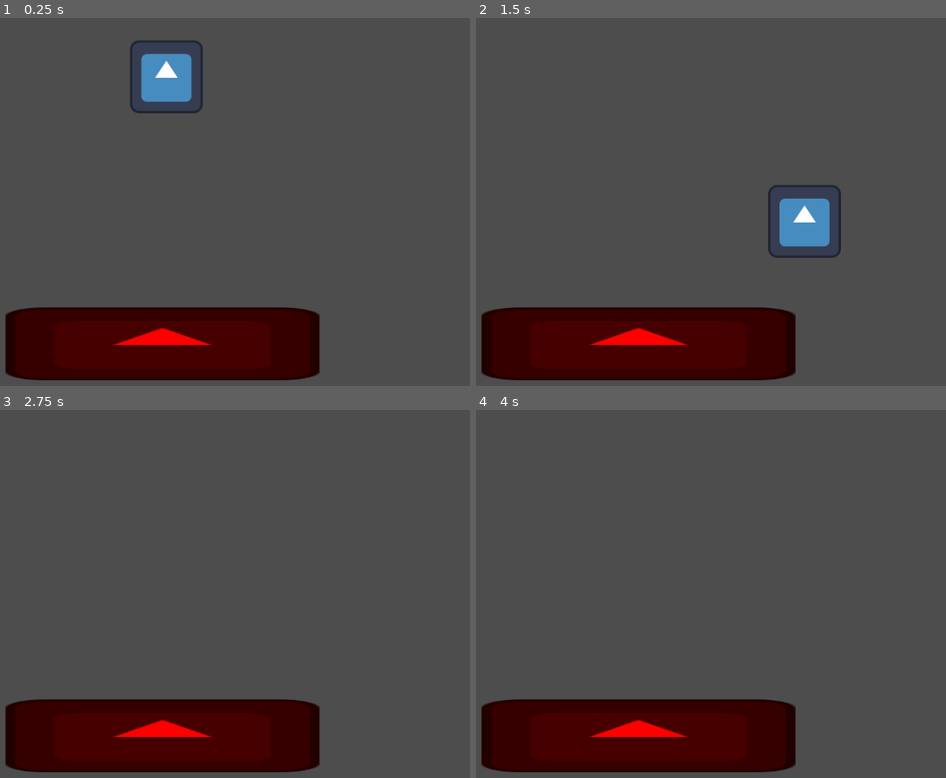
Above: before the commit, frames 1-4 (two rows, left to right).
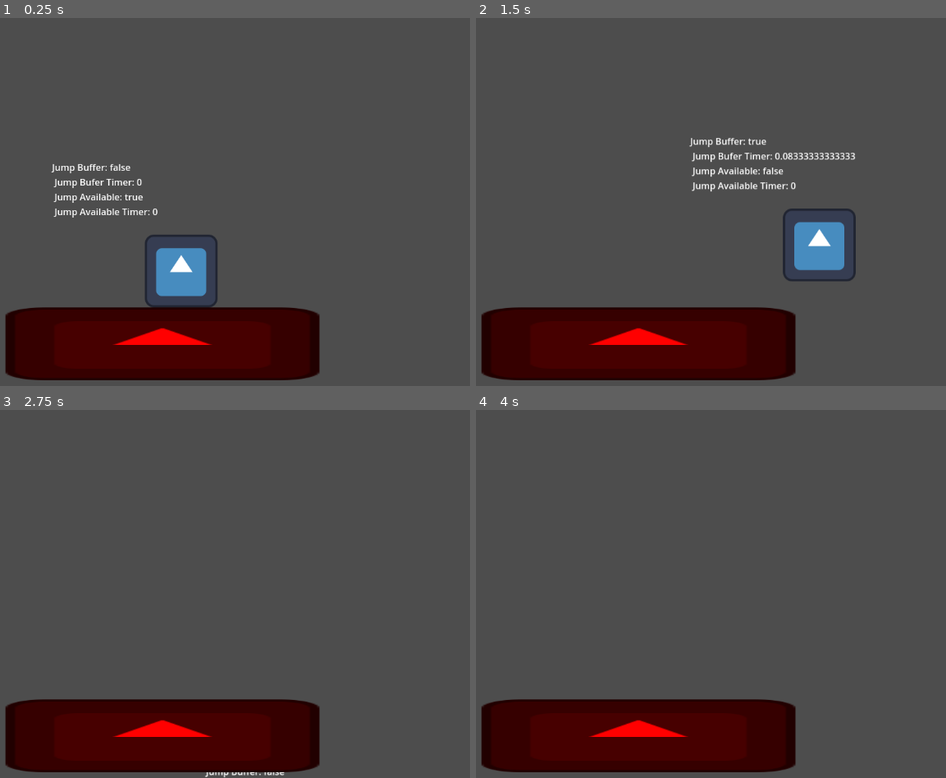
Above: after the commit, the same moments.

Repository: alexbernachi/Project-7
Game: Godot game, scene res://Prototype.tscn
Two runs of this game, one before a commit and one after it. Both use one fixed random seed, a clock stepped at 60 frames per second and the inputs below. The project has no main scene, so this scene is started directly. The engine's default icon, where the game draws it, is replaced by a stand-in: a white triangle on a blue panel in a dark square.
Inputs:
- Up to frame 1 (0.25 s): no input
- Up to frame 2 (1.5 s): tap Enter (ui_accept) at 0.5, 0.6, 0.77, 1.07, 1.35 s; hold Right (ui_right) from 0.53 s (still down)
- Up to frame 3 (2.75 s): tap Enter (ui_accept) at 1.52, 1.82, 2.1 s; release Right (ui_right) at 2.03 s; hold Left (ui_left) from 2.03 s (still down)
- Up to frame 4 (4 s): release Left (ui_left) at 2.78 s; hold Right (ui_right) from 2.78 s (still down); tap Enter (ui_accept) at 2.85, 3.02, 3.32, 3.5, 3.6, 3.77 s

The runs differ from the first frame. In frame 1, 4.3% of the frame differs, in the area x 10-47%, y 6-79%; in frame 2, 3.4%; in frame 3, 0.1%; in frame 4, nothing differs.

Commit message:
Movement Improvement
Added Jump Buffer
Added Coyote Jump
Added some comments
Add some Debug in game to see the player movement

Diff:
--- a/Player/player.gd
+++ b/Player/player.gd
@@ -1,27 +1,78 @@
 extends CharacterBody2D
+
+@onready var Coyote_Timer = $CoyoteTimer
+@onready var Jump_Buffer_Timer = $JumpBuffer
+@onready var Debug_Text = $DebugText
+
 
 const SPEED = 300.0
 const JUMP_FORCE = -400.0
+
+var Jump_Available :bool = false
+var Jump_Buffer: bool = false
 
 # Get the gravity from the project settings to be synced with RigidDynamicBody nodes.
 var gravity = ProjectSettings.get_setting("physics/2d/default_gravity")
 
 
 func _physics_process(delta):
-	# Add the gravity.
+
+	# checking if there are floor
+	#turn off coyote timer and check if jump buffer is on
+	if is_on_floor():
+		Coyote_Timer.stop()
+		Jump_Available = true
+		if Jump_Buffer and is_on_floor():
+				Jump()
+
+	#check if it not on floor
 	if not is_on_floor():
+		#start the timer for Coyote jump
+		if Coyote_Timer.is_stopped() and Jump_Available:
+			Coyote_Timer.start()
+		#putting gravity
 		velocity.y += gravity * delta
 
+
+
 	# Handle Jump.
-	if Input.is_action_just_pressed("ui_accept") and is_on_floor():
-		velocity.y = JUMP_FORCE
+	if Input.is_action_just_pressed("ui_accept"):
+		#Make Jump buffer true and start the timer
+		Jump_Buffer = true
+		Jump_Buffer_Timer.start()
+		if Jump_Available:
+			Jump()
 
 	# Get the input direction and handle the movement/deceleration.
-	# As good practice, you should replace UI actions with custom gameplay actions.
 	var direction = Input.get_axis("ui_left", "ui_right")
 	if direction:
 		velocity.x = direction * SPEED
 	else:
 		velocity.x = move_toward(velocity.x, 0, SPEED)
 
+
 	move_and_slide()
+
+#make the player jump... WHAT ELSE DO YOU EXPECT?!?!?!
+func Jump() -> void:
+	velocity.y = JUMP_FORCE
+	Jump_Available = false
+
+@warning_ignore("unused_parameter")
+func _process(delta):
+	#Debug for Jump Buffer and Coyote Jump
+	Debug_Text.text = "Jump Buffer: " + str(Jump_Buffer) \
+	+ "\n Jump Bufer Timer: " + str(Jump_Buffer_Timer.time_left) \
+	+ "\n Jump Available: " + str(Jump_Available) \
+	+ "\n Jump Available Timer: " + str(Coyote_Timer.time_left)
+	pass
+
+#turn off Coyote Jump
+func _on_coyote_timer_timeout():
+	Jump_Available = false
+	pass # Replace with function body.
+
+#turn off Jump Buffer
+func Jump_Buffer_Timeout():
+	Jump_Buffer = false
+	pass # Replace with function body.
--- a/Player/player.tscn
+++ b/Player/player.tscn
@@ -3,8 +3,8 @@
 [ext_resource type="Texture2D" uid="uid://da83sw5w7lqec" path="res://icon.svg" id="1_4ds21"]
 [ext_resource type="Script" path="res://Player/player.gd" id="1_g6d1r"]
 
-[sub_resource type="CircleShape2D" id="CircleShape2D_s1hc6"]
-radius = 65.123
+[sub_resource type="RectangleShape2D" id="RectangleShape2D_wy5oo"]
+size = Vector2(126, 126)
 
 [node name="Player" type="CharacterBody2D"]
 script = ExtResource("1_g6d1r")
@@ -13,4 +13,23 @@
 texture = ExtResource("1_4ds21")
 
 [node name="CollisionShape2D" type="CollisionShape2D" parent="."]
-shape = SubResource("CircleShape2D_s1hc6")
+shape = SubResource("RectangleShape2D_wy5oo")
+
+[node name="DebugText" type="Label" parent="."]
+offset_left = -227.0
+offset_top = -194.0
+offset_right = 232.0
+offset_bottom = -61.0
+text = "Coyote Jump:
+"
+
+[node name="CoyoteTimer" type="Timer" parent="."]
+wait_time = 0.5
+one_shot = true
+
+[node name="JumpBuffer" type="Timer" parent="."]
+wait_time = 0.2
+one_shot = true
+
+[connection signal="timeout" from="CoyoteTimer" to="." method="_on_coyote_timer_timeout"]
+[connection signal="timeout" from="JumpBuffer" to="." method="Jump_Buffer_Timeout"]
--- a/Prototype.tscn
+++ b/Prototype.tscn
@@ -9,7 +9,7 @@
 [node name="Node2D" type="Node2D"]
 
 [node name="Player" parent="." instance=ExtResource("1_55mg0")]
-position = Vector2(529, 72)
+position = Vector2(555, 444)
 
 [node name="StaticBody2D" type="StaticBody2D" parent="."]
 modulate = Color(1, 0, 0, 1)
